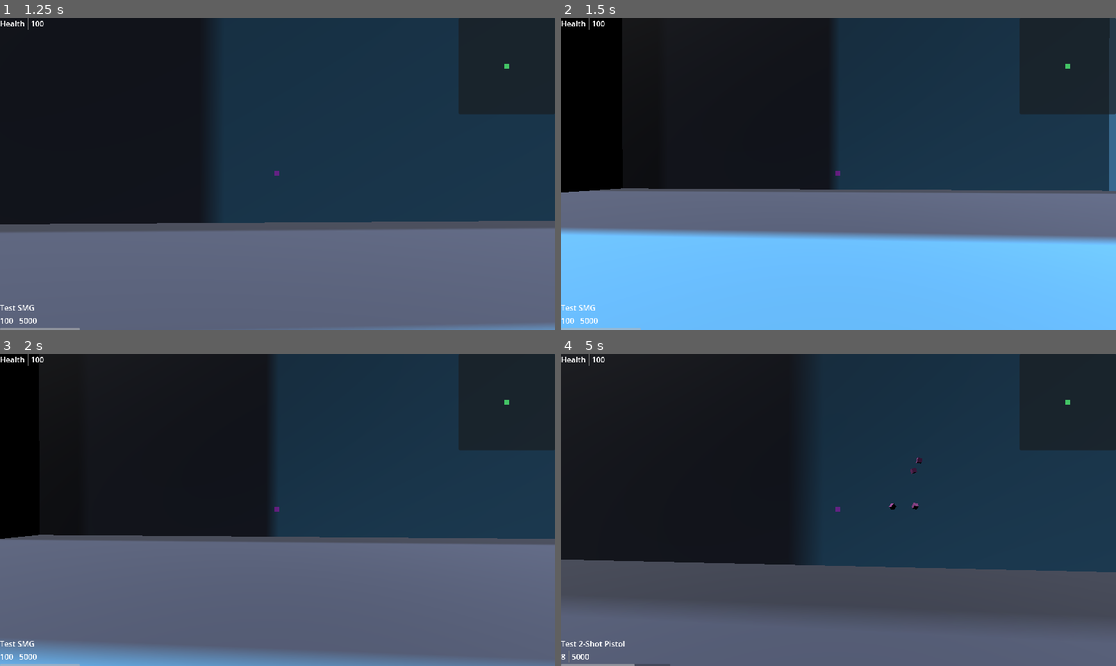
Above: before the commit, frames 1-4 (two rows, left to right).
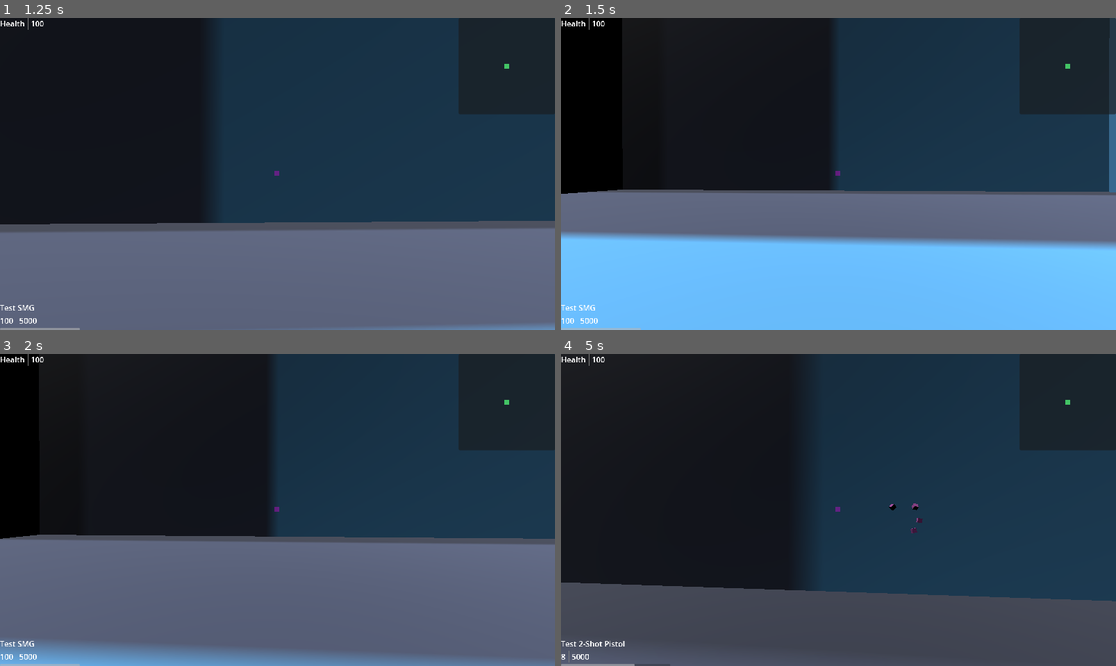
Above: after the commit, the same moments.

Repository: mabanana/FPS-Project-A
Game: Godot game, scene res://test_scene.tscn
Same seed, same stepped clock (60 frames per second), same inputs: the game is played once before the commit and once after it. The engine's default icon, where the game draws it, is replaced by a stand-in: a white triangle on a blue panel in a dark square.
Inputs (mouse positions are in pixels of both pictures, inside the frame that each line leads up to):
- Up to frame 1 (1.25 s): tap Enter (ui_accept) at 0.5, 0.77, 0.8, 1.07 s; move the mouse to (305, 174) at 0.52 s; hold Up (ui_up) from 0.53 s (still down); hold Right mouse button (right_click) from 0.53 s (still down)
- Up to frame 2 (1.5 s): keep holding Up (ui_up); move the mouse to (810, 174) at 1.27 s; release Right mouse button (right_click) at 1.28 s; tap Enter (ui_accept) at 1.35 s
- Up to frame 3 (2 s): keep holding Up (ui_up); tap Enter (ui_accept) at 1.52, 1.82 s; right-click (249, 510) at 1.55 s
- Up to frame 4 (5 s): keep holding Up (ui_up); move the mouse to (849, 503) at 2.02 s; hold Q (drop_equip) 2.03-2.78 s; tap Enter (ui_accept) at 2.3, 3.02, 3.32, 3.77, 3.8, 4.07, 4.52, 4.82 s; move the mouse to (832, 516) at 2.77 s; tap E (interact) at 2.85 s; right-click (832, 516) at 3.05 s; move the mouse to (877, 513) at 3.52 s; press the mouse at (877, 513) at 3.53 s; move the mouse to (794, 506) at 4.27 s; release the mouse at (794, 506) at 4.28 s; right-click (794, 506) at 4.35 s

Frame 1 is identical in both runs. In frame 2, 4.0% of the frame differs, in the area x 0-100%, y 54-74%; in frame 3, less than 0.1%; in frame 4, 20%, in the area x 0-100%, y 33-100%.

Commit message:
Add jump with countdown

Diff:
--- /dev/null
+++ b/cd_helper.gd
@@ -0,0 +1,18 @@
+extends RefCounted
+class_name Countdown
+
+const UNIT: int = 100
+
+var cd: int
+var cd_start_value: int
+
+func _init(cd_start_value: int):
+	self.cd_start_value = cd_start_value
+
+func tick(delta: float):
+	if cd > 0:
+		cd -= UNIT * delta
+	return cd
+
+func reset_cd():
+	cd = cd_start_value
--- a/player.gd
+++ b/player.gd
@@ -12,10 +12,13 @@
 const VERTICAL_LOOK_LIMIT = deg_to_rad(90)
 const RAY_LENGTH = 1000
 const SPRINT_MULTIPLIER = 1.6
+const JUMP_BUFFER = 20
 var id: int
 var object_in_view
 var hp : int = 100
 var input_dir
+
+var jump_cd: Countdown
 
 var core: CoreModel
 var core_changed: Signal
@@ -23,6 +26,7 @@
 var contexts
 
 func _ready():
+	jump_cd = Countdown.new(JUMP_BUFFER)
 	camera = %Camera3D
 	gun_slot = %GunSlot
 	untracked_entities = %UntrackedEntities
@@ -64,7 +68,7 @@
 	elif event.is_action_pressed("cycle_inventory"):
 		set_action_state(PlayerModel.ActionState.idling)
 		gun_slot.cycle_next_active_gun()
-	elif event.is_action_pressed("ui_accept") and is_on_floor():
+	elif event.is_action_pressed("ui_accept"):
 		set_jump(true)
 	elif event.is_action_pressed("sprint"):
 		set_movement_state(PlayerModel.MovementState.sprinting)
@@ -84,6 +88,9 @@
 func _physics_process(delta):
 	if not is_on_floor():
 		velocity += get_gravity() * delta
+	elif core.player.is_jump:
+		velocity.y += JUMP_VELOCITY
+		set_jump(false)
 
 	var direction = (transform.basis * Vector3(input_dir.x, 0, input_dir.y)).normalized()
 	if direction:
@@ -104,6 +111,9 @@
 # Avoid putting state logic into _process
 func _process(delta):
 	object_in_view = get_object_in_view()
+	var cd = jump_cd.tick(delta)
+	if cd <= 0:
+		set_jump(false)
 
 func get_object_in_view():
 	var query = gun_slot.cast_ray_towards_mouse()
@@ -122,19 +132,21 @@
 	gun_slot.bind(core, core_changed)
 
 func _on_core_changed(context, payload):
-	if core.player.is_jump:
-		if is_on_floor():
-			velocity.y = JUMP_VELOCITY
-		set_jump(false)
 	if context == contexts.gun_dropped:
 		set_action_state(PlayerModel.ActionState.idling)
 
 func set_ads(boo: bool):
+	if core.player.is_ads == boo:
+		return
 	core.player.is_ads = boo
 	core_changed.emit(contexts.none, null)
 
 func set_jump(boo: bool):
+	if core.player.is_jump == boo:
+		return
 	core.player.is_jump = boo
+	if boo:
+		jump_cd.reset_cd()
 	core_changed.emit(contexts.none, null)
 
 func set_action_state(state: PlayerModel.ActionState):
